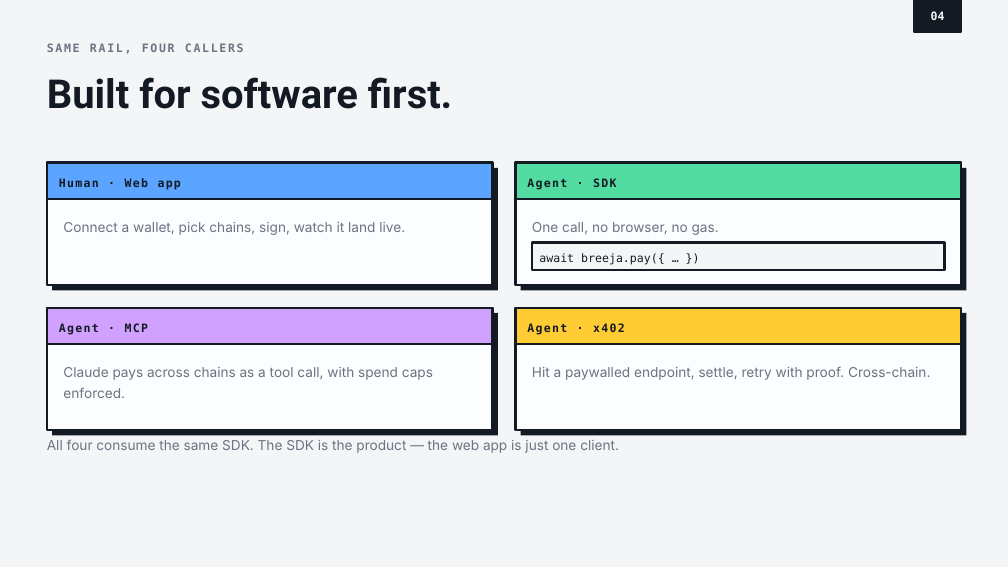
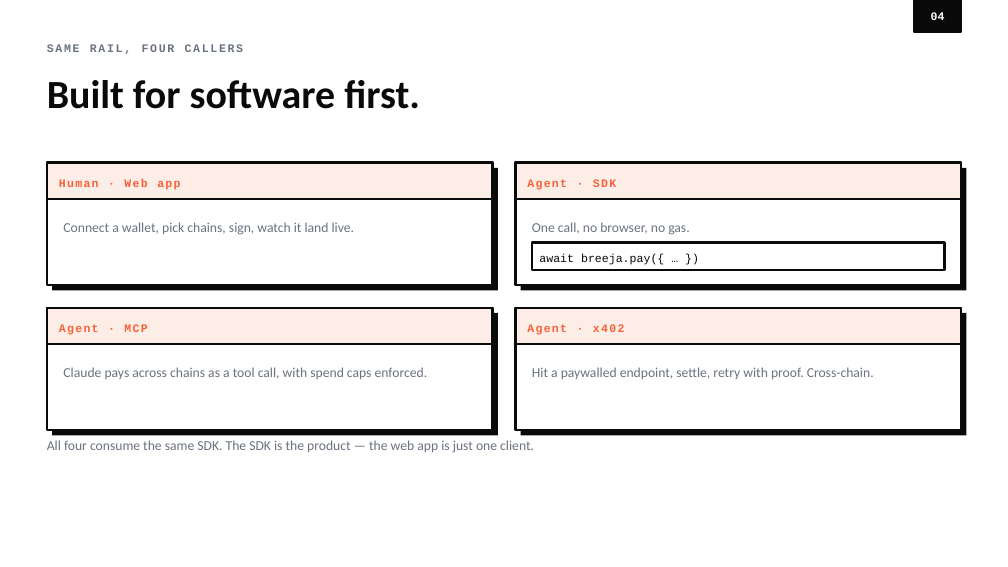
Before and after one commit to Breeja-HQ/Breeja, a slide deck: slide 4 of deck/Breeja-Pitch-Deck.pptx. Drawn at 1008x567 pixels with LibreOffice and Linux fonts; fonts in the diff are those of the drawing. Boxes give left, top, right and bottom in pixels: in the first picture for what was removed or moved away, otherwise in the second. Text is boxed around its words. In the diff, an @@ line names an element or a change of style, - is before the commit and + after.

Commit message:
docs: align font-theme.md and the deck with the frontend's real palette
font-theme.md and the deck were still describing/using the old
neo-brutalist multi-accent palette (7 named colors, hard 2px borders,
zero-blur offset shadows, square corners) from before the frontend's
actual theme landed in frontend/app/globals.css — a single coral
accent, near-black ink, white surface, soft rounded corners, Geist
fonts. Pared font-theme.md down to typography only (families, sizes,
weights, spacing, line-height); colors and layout now live solely in
globals.css. Rebuilt the pitch deck against the same palette, using
ink/muted/accent instead of hue-coding for category distinctions that
used to rely on different colors (Shipped/In flight/Next, LLM
permitted/deterministic/forbidden, Custodial/Trust-minimized).

Updated the stale font-theme.md cross-references in CONVENTIONS.md,
FRONTEND.md, and PARTNERS.md so future prompts don't reintroduce the
old system.

```diff
--- a/deck/Breeja-Pitch-Deck.pptx
+++ b/deck/Breeja-Pitch-Deck.pptx
@@ rectangle removed at [0,0,1008,567] @@
@@ rectangle "04" at [914,0,961,32]: font DejaVu Sans Mono to Courier New, text colour #F4F5F7 to #FFFFFF; fill #141A24 to #0A0A0A; outline #141A24 2.25 pt to #0A0A0A 2.25 pt @@
@@ text "SAME RAIL, FOUR CALLERS" at [47,44,244,54]: font DejaVu Sans Mono to Courier New, text colour #6B7482 to #6B7280 @@
@@ text "Built for software first." at [47,80,420,109]: font Roboto to Calibri, text colour #141A24 to #0A0A0A @@
@@ rectangle "Human · Web app" at [47,163,493,199]: font DejaVu Sans Mono to Courier New, text colour #141A24 to #F4623A; fill #5BA4FF to #FDEDE7; outline #141A24 2.25 pt to #0A0A0A 2.25 pt @@
@@ rectangle "Agent · SDK" at [516,163,962,199]: font DejaVu Sans Mono to Courier New, text colour #141A24 to #F4623A; fill #53DCA2 to #FDEDE7; outline #141A24 2.25 pt to #0A0A0A 2.25 pt @@
@@ rectangle "await breeja.pay({ … })" at [532,243,945,270]: font DejaVu Sans Mono to Courier New, text colour #141A24 to #0A0A0A; fill #F4F5F7 to #FFFFFF; outline #141A24 2.25 pt to #0A0A0A 2.25 pt @@
@@ rectangle "Agent · MCP" at [47,308,493,344]: font DejaVu Sans Mono to Courier New, text colour #141A24 to #F4623A; fill #D0A1FF to #FDEDE7; outline #141A24 2.25 pt to #0A0A0A 2.25 pt @@
@@ fill #141A24 to #0A0A0A in 4 elements at [521,168,967,290], [521,313,967,436], [52,168,498,290], [52,313,498,436] @@
@@ rectangle "Agent · x402" at [516,308,962,344]: font DejaVu Sans Mono to Courier New, text colour #141A24 to #F4623A; fill #FFCC33 to #FDEDE7; outline #141A24 2.25 pt to #0A0A0A 2.25 pt @@
@@ fill #FCFDFE to #FFFFFF; outline #141A24 2.25 pt to #0A0A0A 2.25 pt in 4 elements at [47,163,493,285], [516,163,962,285], [47,308,493,430], [516,308,962,430] @@
@@ font Inter to Calibri, text colour #6B7482 to #6B7280 in 5 elements at [63,222,354,235], [532,222,689,235], [63,367,428,379], [532,367,874,379], [47,440,534,453] @@
```
Also in this commit, not shown: 11 other slides changed, 5 other files.
